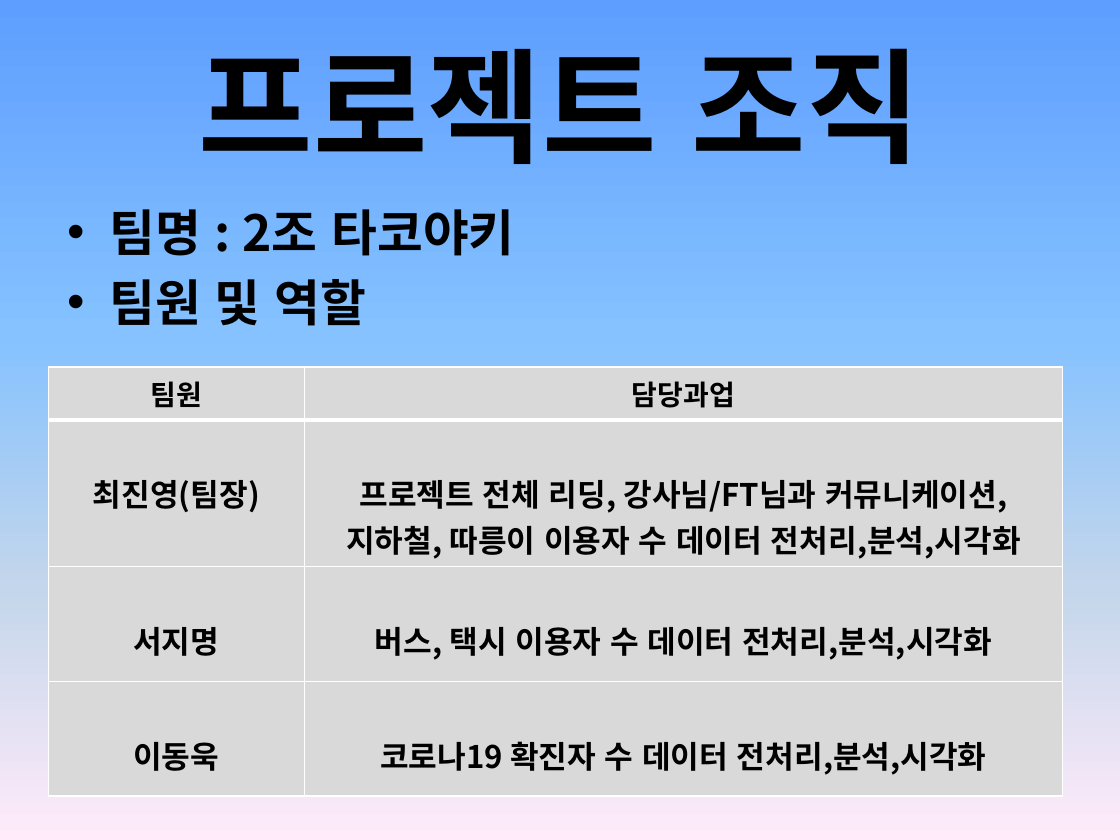
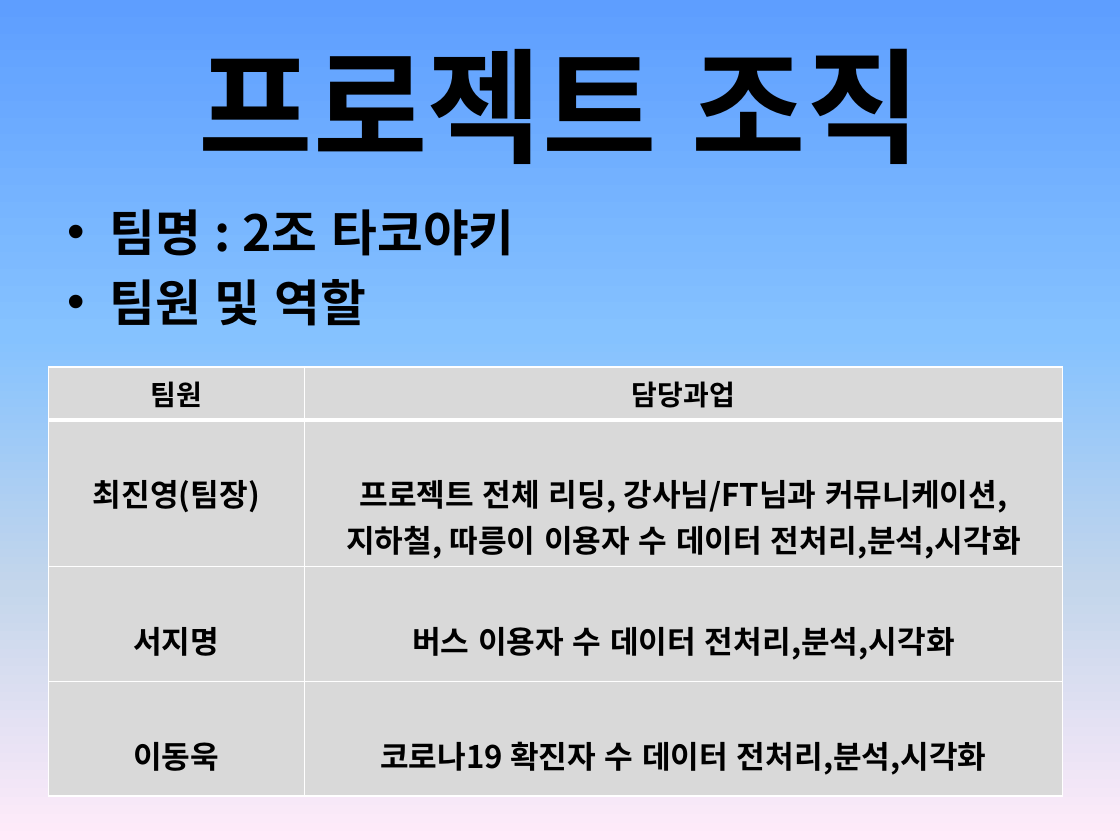
Before and after one commit to jini1210/Data-Project, a slide deck: slide 5 of JinYoung/Project_Plan_ver_1.pptx. Drawn at 1120x840 pixels with LibreOffice and Linux fonts; fonts in the diff are those of the drawing. Boxes give left, top, right and bottom in pixels: in the first picture for what was removed or moved away, otherwise in the second. Text is boxed around its words. In the diff, an @@ line names an element or a change of style, - is before the commit and + after.

Commit message:
modify

```diff
--- a/JinYoung/Project_Plan_ver_1.pptx
+++ b/JinYoung/Project_Plan_ver_1.pptx
@@ table at (48,367,1062,782) @@
-row 3, column 2: 버스, 택시 이용자 수 데이터 전처리,분석,시각화
+row 3, column 2: 버스 이용자 수 데이터 전처리,분석,시각화
```
